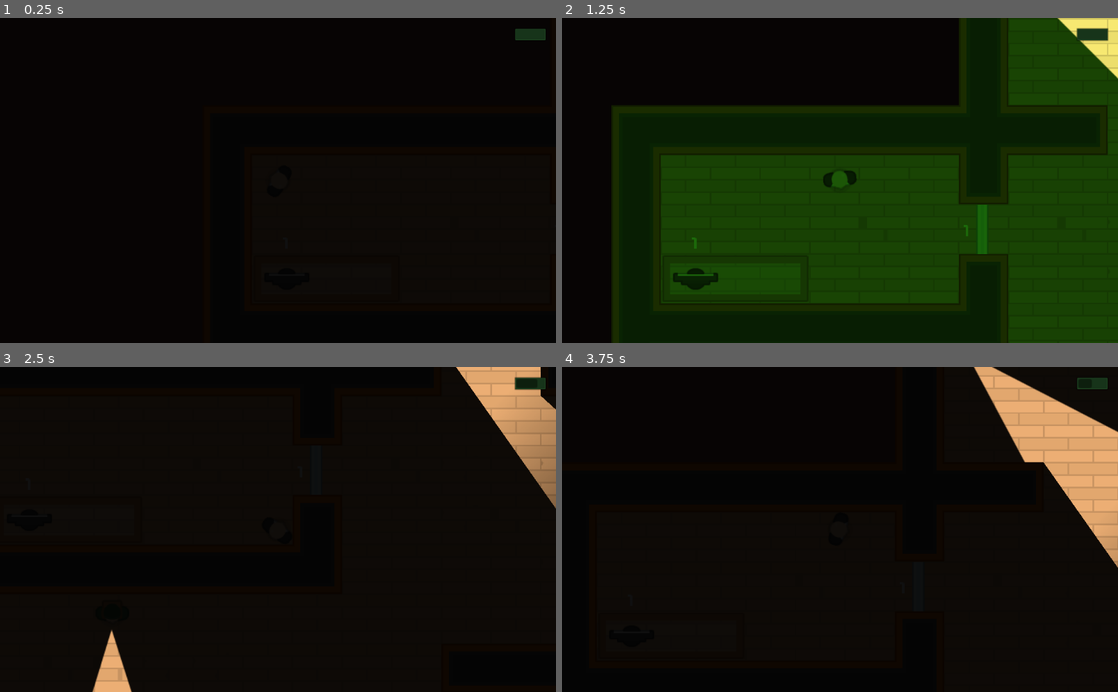
Above: before the commit, frames 1-4 (two rows, left to right).
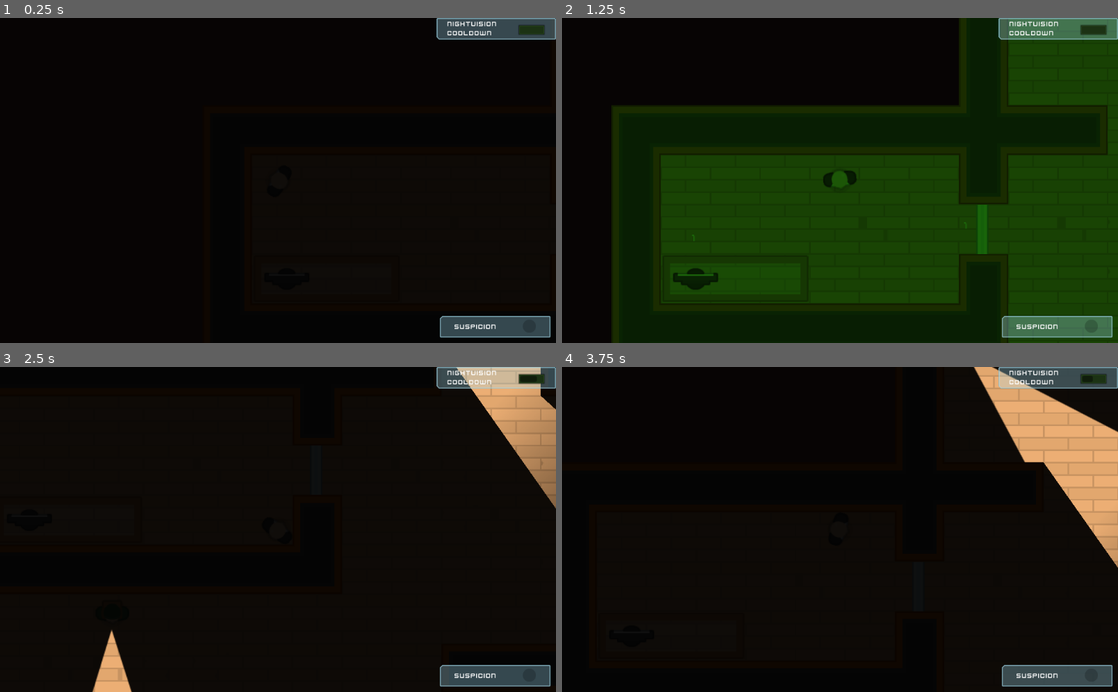
Above: after the commit, the same moments.

Repository: drorya2324/Dont-be-suspicious
Game: Godot game, scene res://Scenes/Levels/level1.tscn
Two runs of this game, one before a commit and one after it. Both use one fixed random seed, a clock stepped at 60 frames per second and the inputs below.
Inputs (mouse positions are in pixels of both pictures, inside the frame that each line leads up to):
- Up to frame 1 (0.25 s): no input
- Up to frame 2 (1.25 s): tap Enter at 0.5 s; move the mouse to (851, 252) at 0.52 s; hold D (move_right) from 0.53 s (still down); tap R (night_vision) at 0.6 s; click (851, 252) at 0.67 s
- Up to frame 3 (2.5 s): move the mouse to (417, 578) at 1.27 s; release D (move_right) at 1.28 s; hold S (move_down) 1.28-2.03 s; tap R (night_vision) at 1.35, 2.1 s; click (417, 578) at 1.42 s; move the mouse to (333, 458) at 2.02 s; hold D (move_right) from 2.03 s (still down); click (333, 458) at 2.17 s
- Up to frame 4 (3.75 s): tap Space at 2.75 s; move the mouse to (812, 594) at 2.77 s; release D (move_right) at 2.78 s; hold W (move_up) 2.78-3.53 s; tap R (night_vision) at 2.85, 3.6 s; click (812, 594) at 2.92 s; move the mouse to (1006, 578) at 3.52 s; hold A (move_left) from 3.53 s (still down); click (1006, 578) at 3.67 s

The runs differ from the first frame. In frame 1, 2.7% of the frame differs, in the area x 78-100%, y 0-99%; in frame 2, 3.1%, in the area x 23-100%, y 0-99%; in frame 3, 2.7%; in frame 4, 2.7%.
Error before the commit: Invalid get index '0' (on base: 'PoolVector2Array'). (res://Script/Character/Soldier.gd:27)
Error after the commit: Invalid get index '0' (on base: 'PoolVector2Array'). (res://Script/Character/Soldier.gd:34)

Commit message:
susupicion meter, end game

Diff:
--- a/Scenes/Character/Soldier.tscn
+++ b/Scenes/Character/Soldier.tscn
@@ -20,6 +20,7 @@
 one_shot = true
 
 [node name="Stall" type="Timer" parent="." index="5"]
+process_mode = 0
 wait_time = 0.75
 one_shot = true
 [connection signal="timeout" from="Timer" to="." method="_on_Timer_timeout"]
--- a/Scenes/Levels/TemplateLevel.tscn
+++ b/Scenes/Levels/TemplateLevel.tscn
@@ -4,7 +4,7 @@
 [ext_resource path="res://Scenes/Player/Player.tscn" type="PackedScene" id=2]
 [ext_resource path="res://Assets/GFX/Tilesheet/tilesheet_complete.png" type="Texture" id=3]
 [ext_resource path="res://Scenes/Tiles/VisionMode.tscn" type="PackedScene" id=4]
-[ext_resource path="res://Scenes/Tiles/CooldownBar.tscn" type="PackedScene" id=5]
+[ext_resource path="res://Scenes/Tiles/GUI.tscn" type="PackedScene" id=6]
 
 [sub_resource type="OccluderPolygon2D" id=1]
 polygon = PoolVector2Array( 0, 0, 64, 0, 64, 64, 0, 64 )
@@ -443,8 +443,6 @@
 current = true
 zoom = Vector2( 0.7, 0.7 )
 
-[node name="CooldownBar" parent="Player/Camera2D" instance=ExtResource( 5 )]
-
 [node name="Cameras" type="Node" parent="."]
 
 [node name="Guards" type="Node" parent="."]
@@ -454,3 +452,5 @@
 [node name="LockedDoors" type="Node" parent="."]
 
 [node name="Computers" type="Node" parent="."]
+
+[node name="GUI" parent="." instance=ExtResource( 6 )]
--- a/Scenes/Levels/level1.tscn
+++ b/Scenes/Levels/level1.tscn
@@ -6,6 +6,7 @@
 [ext_resource path="res://Scenes/Tiles/Door.tscn" type="PackedScene" id=4]
 [ext_resource path="res://Scenes/Tiles/LockedDoor.tscn" type="PackedScene" id=5]
 [ext_resource path="res://Scenes/Tiles/Computer.tscn" type="PackedScene" id=6]
+[ext_resource path="res://Script/Tiles/Furniture.gd" type="Script" id=7]
 
 [node name="Level1" instance=ExtResource( 1 )]
 
@@ -28,13 +29,14 @@
 position = Vector2( 604.564, -616.328 )
 
 [node name="Destination5" type="Position2D" parent="Navigation2D/Destinations" index="5"]
-position = Vector2( 1807.51, -597.354 )
+position = Vector2( 1637.35, -402.089 )
 
 [node name="Destination6" type="Position2D" parent="Navigation2D/Destinations" index="6"]
 position = Vector2( 1670.89, 738.405 )
 
 [node name="Furniture" parent="Navigation2D" index="2"]
 tile_data = PoolIntArray( -720883, 12, 0, -720882, 9, 0, -720881, 11, 0, -720880, 9, 0, -655348, -1073741815, 0, -65534 …(1023 unchanged characters)…
+script = ExtResource( 7 )
 
 [node name="VisionMode" parent="." index="1"]
 visible = false
--- a/Scenes/Player/Torch.tscn
+++ b/Scenes/Player/Torch.tscn
@@ -2,7 +2,9 @@
 
 [ext_resource path="res://Assets/Lightmaps/torchmap.png" type="Texture" id=1]
 
-[node name="Torch" type="Light2D"]
+[node name="Torch" type="Light2D" groups=[
+"lights",
+]]
 position = Vector2( 13.6722, 0.0154839 )
 texture = ExtResource( 1 )
 offset = Vector2( 320, 0 )
--- a/Scenes/Tiles/Computer.tscn
+++ b/Scenes/Tiles/Computer.tscn
@@ -35,7 +35,10 @@
 enabled = false
 texture = ExtResource( 4 )
 
-[node name="Label" type="Label" parent="."]
+[node name="Label" type="Label" parent="." groups=[
+"labels",
+]]
+visible = false
 margin_left = 60.0
 margin_top = -5.0
 margin_right = 140.0
--- a/Scenes/Tiles/CooldownBar.tscn
+++ /dev/null
@@ -1,19 +0,0 @@
-[gd_scene load_steps=2 format=2]
-
-[ext_resource path="res://Script/CooldownBar.gd" type="Script" id=1]
-
-[node name="CanvasLayer" type="CanvasLayer"]
-script = ExtResource( 1 )
-
-[node name="ProgressBar" type="ProgressBar" parent="."]
-visible = false
-modulate = Color( 0.427451, 0.972549, 0.45098, 1 )
-margin_left = 947.328
-margin_top = 17.7252
-margin_right = 1007.33
-margin_bottom = 42.7252
-max_value = 5.0
-percent_visible = false
-__meta__ = {
-"_edit_use_anchors_": false
-}
--- /dev/null
+++ b/Scenes/Tiles/GUI.tscn
@@ -0,0 +1,163 @@
+[gd_scene load_steps=8 format=2]
+
+[ext_resource path="res://Scenes/Tiles/Interface/Theme.tres" type="Theme" id=1]
+[ext_resource path="res://Assets/GFX/Interface/PNG/glassPanel_cornerTL.png" type="Texture" id=2]
+[ext_resource path="res://Assets/GFX/Interface/PNG/dotRed.png" type="Texture" id=3]
+[ext_resource path="res://Assets/GFX/Interface/PNG/dot_shadow.png" type="Texture" id=4]
+[ext_resource path="res://Assets/GFX/Interface/PNG/glassPanel_cornerBL.png" type="Texture" id=5]
+[ext_resource path="res://Script/CooldownBar_new.gd" type="Script" id=6]
+[ext_resource path="res://Script/SuspicionMeter.gd" type="Script" id=7]
+
+[node name="GUI" type="CanvasLayer"]
+
+[node name="Control" type="Control" parent="."]
+anchor_right = 1.0
+anchor_bottom = 1.0
+mouse_filter = 2
+theme = ExtResource( 1 )
+__meta__ = {
+"_edit_use_anchors_": false
+}
+
+[node name="Susupicion" type="NinePatchRect" parent="Control"]
+anchor_left = 1.0
+anchor_top = 1.0
+anchor_right = 1.0
+anchor_bottom = 1.0
+margin_left = -214.0
+margin_top = -50.0
+margin_right = -10.0
+margin_bottom = -10.0
+texture = ExtResource( 2 )
+patch_margin_left = 20
+patch_margin_top = 20
+patch_margin_right = 20
+patch_margin_bottom = 20
+__meta__ = {
+"_edit_use_anchors_": false
+}
+
+[node name="CenterContainer" type="CenterContainer" parent="Control/Susupicion"]
+anchor_right = 1.0
+anchor_bottom = 1.0
+margin_left = 5.0
+margin_top = 7.0
+margin_right = -5.0
+margin_bottom = -5.0
+__meta__ = {
+"_edit_use_anchors_": false
+}
+
+[node name="HBoxContainer" type="HBoxContainer" parent="Control/Susupicion/CenterContainer"]
+margin_left = 22.0
+margin_right = 172.0
+margin_bottom = 27.0
+__meta__ = {
+"_edit_use_anchors_": false
+}
+
+[node name="Label" type="Label" parent="Control/Susupicion/CenterContainer/HBoxContainer"]
+margin_top = 6.0
+margin_right = 78.0
+margin_bottom = 20.0
+text = "Suspicion"
+
+[node name="VSeparator" type="VSeparator" parent="Control/Susupicion/CenterContainer/HBoxContainer"]
+modulate = Color( 1, 1, 1, 0 )
+self_modulate = Color( 1, 1, 1, 0 )
+margin_left = 82.0
+margin_right = 122.0
+margin_bottom = 27.0
+rect_min_size = Vector2( 40, 0 )
+
+[node name="SuspicionMeter" type="TextureProgress" parent="Control/Susupicion/CenterContainer/HBoxContainer" groups=[
+"suspicionmeter",
+]]
+margin_left = 126.0
+margin_right = 150.0
+margin_bottom = 27.0
+rect_min_size = Vector2( 24, 27 )
+texture_under = ExtResource( 4 )
+texture_progress = ExtResource( 3 )
+fill_mode = 4
+script = ExtResource( 7 )
+
+[node name="Cooldown" type="NinePatchRect" parent="Control"]
+anchor_left = 1.0
+anchor_right = 1.0
+margin_left = -220.0
+margin_bottom = 40.0
+texture = ExtResource( 5 )
+patch_margin_left = 20
+patch_margin_top = 20
+patch_margin_right = 20
+patch_margin_bottom = 20
+__meta__ = {
+"_edit_use_anchors_": false
+}
+
+[node name="CenterContainer" type="CenterContainer" parent="Control/Cooldown"]
+anchor_right = 1.0
+anchor_bottom = 1.0
+margin_left = 4.0
+margin_top = 4.0
+margin_right = -4.0
+margin_bottom = -4.0
+__meta__ = {
+"_edit_use_anchors_": false
+}
+
+[node name="HBoxContainer" type="HBoxContainer" parent="Control/Cooldown/CenterContainer"]
+margin_left = 16.0
+margin_right = 196.0
+margin_bottom = 48.0
+
+[node name="Label" type="Label" parent="Control/Cooldown/CenterContainer/HBoxContainer"]
+margin_right = 92.0
+margin_bottom = 48.0
+theme = ExtResource( 1 )
+text = "NightVision
+Cooldown
+"
+
+[node name="VSeparator" type="VSeparator" parent="Control/Cooldown/CenterContainer/HBoxContainer"]
+modulate = Color( 1, 1, 1, 0 )
+self_modulate = Color( 1, 1, 1, 0 )
+margin_left = 96.0
+margin_right = 126.0
+margin_bottom = 48.0
+rect_min_size = Vector2( 30, 0 )
+
+[node name="VBoxContainer" type="VBoxContainer" parent="Control/Cooldown/CenterContainer/HBoxContainer"]
+margin_left = 130.0
+margin_right = 180.0
+margin_bottom = 48.0
+__meta__ = {
+"_edit_use_anchors_": false
+}
+
+[node name="HSeparator" type="HSeparator" parent="Control/Cooldown/CenterContainer/HBoxContainer/VBoxContainer"]
+modulate = Color( 1, 1, 1, 0 )
+self_modulate = Color( 1, 1, 1, 0 )
+margin_right = 50.0
+margin_bottom = 4.0
+
+[node name="CooldownBar" type="ProgressBar" parent="Control/Cooldown/CenterContainer/HBoxContainer/VBoxContainer" groups=[
+"cooldown",
+]]
+modulate = Color( 0.517647, 0.937255, 0.360784, 1 )
+margin_top = 8.0
+margin_right = 50.0
+margin_bottom = 28.0
+rect_min_size = Vector2( 50, 20 )
+max_value = 5.0
+percent_visible = false
+script = ExtResource( 6 )
+
+[node name="HSeparator2" type="HSeparator" parent="Control/Cooldown/CenterContainer/HBoxContainer/VBoxContainer"]
+modulate = Color( 1, 1, 1, 0 )
+self_modulate = Color( 1, 1, 1, 0 )
+margin_top = 32.0
+margin_right = 50.0
+margin_bottom = 42.0
+rect_min_size = Vector2( 0, 10 )
--- a/Scenes/Tiles/Interface/Theme.tres
+++ b/Scenes/Tiles/Interface/Theme.tres
@@ -11,7 +11,7 @@
 font_data = ExtResource( 2 )
 
 [sub_resource type="DynamicFont" id=2]
-size = 24
+size = 12
 font_data = ExtResource( 1 )
 
 [resource]
--- a/Scenes/Tiles/LockedDoor.tscn
+++ b/Scenes/Tiles/LockedDoor.tscn
@@ -16,7 +16,10 @@
 
 [node name="Numpad" parent="CanvasLayer" index="0" instance=ExtResource( 4 )]
 
-[node name="Label" type="Label" parent="." index="5"]
+[node name="Label" type="Label" parent="." index="5" groups=[
+"labels",
+]]
+visible = false
 margin_left = -12.0665
 margin_top = 23.6199
 margin_right = 67.9335
--- a/Script/Character/NPCs/PlayerDetection.gd
+++ b/Script/Character/NPCs/PlayerDetection.gd
@@ -17,6 +17,7 @@
 func _process(delta):
 	if Player_in_FOV() and Player_in_LOS():
 		$Torch.color = RED
+		get_tree().call_group("suspicionmeter","player_seen")
 	else:
 		$Torch.color = WHITE
 
--- /dev/null
+++ b/Script/Character/Soldier'sCollision.gd
@@ -0,0 +1,5 @@
+extends CollisionPolygon2D
+
+
+func _ready():
+	pass
--- a/Script/Character/Soldier.gd
+++ b/Script/Character/Soldier.gd
@@ -1,4 +1,11 @@
 extends "res://Script/Character/NPCs/PlayerDetection.gd"
+
+# Inheriting the following:
+#const SPEED = 50
+#const MAX_SPEED = 300
+#const FRICTION = 0.25 #the time to get from MAX_SPEED to 0.
+
+
 
 onready var navigation = get_tree().get_root().find_node("Navigation2D", true, false)
 onready var destinations = navigation.get_node("Destinations")
@@ -35,12 +42,17 @@
 func move():
 	look_at(path[0])
 	motion = (path[0] - position).normalized() * (MAX_SPEED * walk_speed)
+	update_rotation(motion)
 	move_and_slide(motion)
 	if is_on_wall():
+		$Stall.start()
 	#	make_path()
-		$Stall.start()
 
 
+func update_rotation(motion):
+	var vec0 = Vector2(1,0)
+	var rot = vec0.angle_to(motion)
+	rotation = lerp(rotation,rot,0.2)
 
 
 func update_path():
@@ -56,4 +68,7 @@
 
 
 func _on_Stall_timeout():
+	print("stall timeout")
 	move_and_slide(motion)
+	if is_on_wall():
+		make_path()
--- a/Script/CooldownBar.gd
+++ b/Script/CooldownBar_new.gd
@@ -1,9 +1,10 @@
-extends CanvasLayer
+extends ProgressBar
+
 
 func _ready():
 	Global.CooldownBar = self
-	$ProgressBar.show()
+	show()
 
 # Being called by VisionMode.gd (update_CooldownBar)
-func update(time_left):
-	$ProgressBar.value = time_left
+func updating(time_left):
+	value = time_left
--- /dev/null
+++ b/Script/SuspicionMeter.gd
@@ -0,0 +1,17 @@
+extends TextureProgress
+
+export var suspicion_multiplier = 2
+
+func _ready():
+	value = 0
+
+func _process(delta):
+	value -= step
+
+func player_seen():
+	value += step * suspicion_multiplier
+	if value == max_value:
+		end_game()
+
+func end_game():
+	get_tree().quit()
--- /dev/null
+++ b/Script/Tiles/Furniture.gd
@@ -0,0 +1 @@
+extends TileMap
--- a/Script/Tiles/VisionMode.gd
+++ b/Script/Tiles/VisionMode.gd
@@ -34,15 +34,19 @@
 	if $Timer.time_left ==0 :
 		$Timer.start()
 	color = DARK
-	Global.PlayerDtection.Torch_visibility(true)
+	#Global.PlayerDtection.Torch_visibility(true)
 	# sound effects:
 	$NightVision.stream = load ("res://Assets/SFX/nightvision_off.wav")
 	$NightVision.play()
+	get_tree().call_group("lights", "show")
+	get_tree().call_group("labels", "hide")
 
 func NIGHTVISION_mode():
 	$Timer.stop()
 	color = NIGHTVISION
-	Global.PlayerDtection.Torch_visibility(false)
+	#Global.PlayerDtection.Torch_visibility(false)
+	get_tree().call_group("lights","hide")
+	get_tree().call_group("labels", "show")
 	# sound effects:
 	$NightVision.stream = load ("res://Assets/SFX/nightvision.wav")
 	$NightVision.play()
@@ -50,7 +54,8 @@
 
 func update_CooldownBar():
 	if $Timer.time_left != 0:
-		Global.CooldownBar.update($Timer.time_left)
+	#	get_tree().call_group("cooldown","updating")
+		Global.CooldownBar.updating($Timer.time_left)
 
 
 
Not shown: 1 places in Scenes/Levels/level1.tscn that only renumber resources
